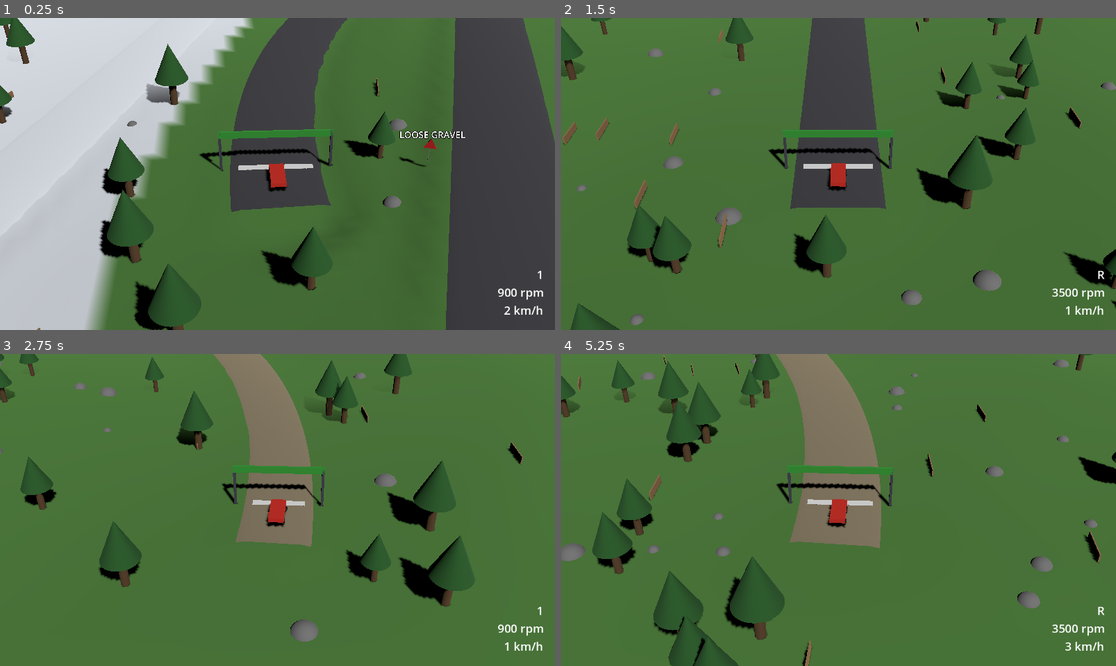
Above: before the commit, frames 1-4 (two rows, left to right).
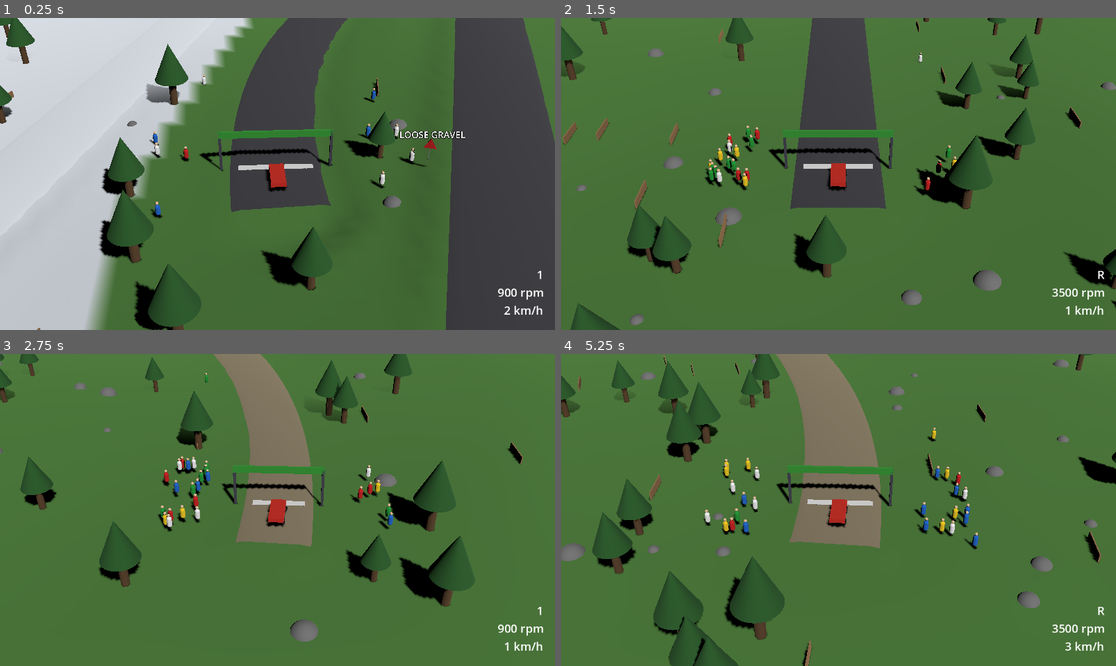
Above: after the commit, the same moments.

Repository: JulianHeissinger/RallyGame
Game: Godot game, scene res://scenes/stage.tscn
The game is run twice, just before and just after one commit, with the same random seed, the same clock (stepped at 60 frames per second) and the same inputs. The project has no main scene, so this scene is started directly.
Inputs:
- Up to frame 1 (0.25 s): no input
- Up to frame 2 (1.5 s): hold D (steer_right) 0.53-1.28 s; hold R (reroll_stage) 0.53-1.28 s; hold S (brake) from 1.28 s (still down); tap W (throttle) at 1.35 s
- Up to frame 3 (2.75 s): release S (brake) at 2.03 s; hold D (steer_right) from 2.03 s (still down); hold R (reroll_stage) from 2.03 s (still down)
- Up to frame 4 (5.25 s): release D (steer_right) at 2.78 s; release R (reroll_stage) at 2.78 s; hold Shift (shift_up) 2.78-3.53 s; tap W (throttle) at 2.85, 4.35 s; hold R (reroll_stage) 3.53-4.28 s; hold A (steer_left) 3.53-5.03 s; hold S (brake) from 5.03 s (still down); hold R (reroll_stage) from 5.03 s (still down)

The runs differ from the first frame. In frame 1, 0.4% of the frame differs, in the area x 26-75%, y 18-65%; in frame 2, 0.9%; in frame 3, 1.0%; in frame 4, 1.2%, in the area x 25-76%, y 23-63%.

Commit message:
feat: add roadside spectators
Seeded spectator clusters at the start, finish, crests and sharp corner
outsides plus a thin spread, kept clear of the road and props. They hop
as the car passes, flee from a car coming at them off the road, and a
few push the car after a rollover reset.

Diff:
--- a/scripts/hazards/person.gd
+++ b/scripts/hazards/person.gd
@@ -1,10 +1,12 @@
 class_name Person
 extends RigidBody3D
-## A person by or on the road (spectator, fan, streaker, mascot). Moves only when a hazard tells
-## it to: walks, runs or dives toward a target. Lives on collision layer 2 like the sheep; the
-## scene's `impact_scale` 0 means a hit never damages the car, and a hit knocks the person away and
-## frees them from the car. Hazards time the moves so the car does not reach them.
+## A person by or on the road (spectator, fan, streaker, mascot). Moves only when told to: walks,
+## runs, dives or flees toward a target, or hops on the spot to cheer. Lives on collision layer 2
+## like the sheep; the scene's `impact_scale` 0 means a hit never damages the car, and a hit knocks
+## the person away and frees them from the car. Hazards time the moves so the car does not reach them.
 
+## Upward speed in m/s of each cheering hop.
+const CHEER_HOP := 1.5
 ## Upward speed in m/s at the start of a dive.
 const DIVE_UP := 2.5
 ## A target closer than this in m counts as reached.
@@ -22,6 +24,7 @@
 var _target := Vector3.ZERO
 var _speed := 0.0
 var _moving := false
+var _cheer_time := 0.0
 
 
 func _ready() -> void:
@@ -42,8 +45,26 @@
 	linear_velocity.y = DIVE_UP
 
 
-func _physics_process(_delta: float) -> void:
-	if hit or not _moving:
+## Hops on the spot for `time` seconds.
+func cheer(time: float) -> void:
+	_cheer_time = time
+	sleeping = false
+
+
+## Runs `run` m along `direction` (flattened) at `speed`.
+func flee(direction: Vector3, run: float, speed: float) -> void:
+	direction.y = 0.0
+	walk_to(global_position + direction.normalized() * run, speed)
+
+
+func _physics_process(delta: float) -> void:
+	if hit:
+		return
+	if _cheer_time > 0.0:
+		_cheer_time -= delta
+		if not _moving and absf(linear_velocity.y) < 0.05:
+			linear_velocity.y = CHEER_HOP
+	if not _moving:
 		return
 	var to := _target - global_position
 	to.y = 0.0
--- /dev/null
+++ b/scripts/stage/spectator_crowd.gd
@@ -0,0 +1,85 @@
+class_name SpectatorCrowd
+extends Node3D
+## Roadside spectators standing on `SpectatorPlacer` spots. Only people within `WINDOW` m along the
+## road of the car are checked: they cheer while the car passes and flee when it comes at them off
+## the road. After a rollover reset a few appear beside the car, push it and walk off.
+
+const PERSON_SCENE := preload("res://scenes/hazards/person.tscn")
+const WINDOW := 40.0
+const SPAWN_HEIGHT := 1.0
+## People within this many m of the car hop.
+const CHEER_DISTANCE := 25.0
+const CHEER_TIME := 0.5
+## An off-road car closer than `FLEE_DISTANCE` m, moving toward a person faster than
+## `FLEE_APPROACH` m/s, sends them running `FLEE_RUN` m sideways out of its path.
+const FLEE_DISTANCE := 15.0
+const FLEE_APPROACH := 3.0
+const FLEE_RUN := 8.0
+const FLEE_SPEED := 6.0
+## Pusher spots around the car in car space, and how long they push before walking off.
+const PUSHER_OFFSETS: Array[Vector3] = [Vector3(-1.6, 0.0, 0.0), Vector3(1.6, 0.0, 0.0), Vector3(0.0, 0.0, 2.6)]
+const PUSH_TIME := 1.0
+const PUSHER_LIFETIME := 3.0
+const PUSHER_WALK_OFF := 6.0
+
+var car: Car
+var path: RoadPath
+
+var _people: Array[Person] = []
+var _distances := PackedFloat32Array()
+
+
+static func build(spots: Array[SpectatorPlacer.Spot], terrain: StaticBody3D, target: Car, road: RoadPath) -> SpectatorCrowd:
+	var crowd := SpectatorCrowd.new()
+	crowd.name = "Spectators"
+	crowd.car = target
+	crowd.path = road
+	for spot in spots:
+		var person: Person = PERSON_SCENE.instantiate()
+		person.color = CrowdSurge.COLORS[spot.color % CrowdSurge.COLORS.size()]
+		var ground := TerrainBuilder.height_at(terrain, spot.position.x, spot.position.y)
+		person.position = Vector3(spot.position.x, ground + SPAWN_HEIGHT, spot.position.y)
+		crowd._people.append(person)
+		crowd._distances.append(spot.distance)
+		crowd.add_child(person)
+	return crowd
+
+
+func _physics_process(_delta: float) -> void:
+	if car == null:
+		return
+	var progress := path.progress_at(car.global_position)
+	var road := path.transform_at(progress)
+	var half := path.widths[clampi(path.distances.bsearch(progress), 0, path.widths.size() - 1)] / 2.0
+	var off_road := absf((car.global_position - road.origin).dot(road.basis.x)) > half
+	var velocity := car.linear_velocity
+	velocity.y = 0.0
+	for i in range(_distances.bsearch(progress - WINDOW), _distances.bsearch(progress + WINDOW)):
+		var person := _people[i]
+		var to := person.global_position - car.global_position
+		to.y = 0.0
+		if to.length() < CHEER_DISTANCE:
+			person.cheer(CHEER_TIME)
+		if off_road and to.length() < FLEE_DISTANCE and velocity.dot(to.normalized()) > FLEE_APPROACH:
+			# Run sideways out of the car's path, to the side the person already stands on.
+			var side := to - velocity.normalized() * to.dot(velocity.normalized())
+			if side.length() < 0.1:
+				side = car.global_basis.x
+			person.flee(side, FLEE_RUN, FLEE_SPEED)
+
+
+## A few spectators push the car back onto its wheels, then walk off and leave.
+func push_car() -> void:
+	for offset in PUSHER_OFFSETS:
+		var person: Person = PERSON_SCENE.instantiate()
+		person.color = CrowdSurge.COLORS[_people.size() % CrowdSurge.COLORS.size()]
+		add_child(person)
+		person.global_position = car.to_global(offset) + Vector3.UP * SPAWN_HEIGHT
+		person.add_collision_exception_with(car)
+		var away := car.global_basis * offset
+		get_tree().create_timer(PUSH_TIME, false, true).timeout.connect(func() -> void:
+			if is_instance_valid(person):
+				person.flee(away, PUSHER_WALK_OFF, 2.0))
+		get_tree().create_timer(PUSHER_LIFETIME, false, true).timeout.connect(func() -> void:
+			if is_instance_valid(person):
+				person.queue_free())
--- /dev/null
+++ b/scripts/stage/spectator_placer.gd
@@ -0,0 +1,90 @@
+class_name SpectatorPlacer
+## Roadside spectators as data from the `"spectators"` sub-stream: clusters on both sides of the
+## start and finish lines, on crests and on the outside of sharp corners, plus a thin spread along
+## the road. Every spot keeps `spectator_gap` m from the nearest road edge and stays clear of props.
+
+## Samples on each side used to measure road curvature, as in `PropScatter`.
+const CURVATURE_REACH := 5
+## Free space in m around a prop's footprint.
+const PROP_CLEARANCE := 0.5
+
+
+## One spectator. `distance` is the road progress of the road point it stands beside.
+class Spot:
+	var position: Vector2
+	var distance: float
+	var color: int
+
+
+static func place(path: RoadPath, stage_seed: int, params: StageParams, props: Array[PropScatter.Prop]) -> Array[Spot]:
+	var rng := SeedStreams.rng(stage_seed, "spectators")
+	var buckets := PropScatter._buckets(path)
+	var spots: Array[Spot] = []
+	for site in _sites(path, rng, params):
+		var count := rng.randi_range(params.spectator_cluster_size.x, params.spectator_cluster_size.y)
+		for i in count:
+			var along := site.x + rng.randf_range(-0.5, 0.5) * params.spectator_cluster_spread
+			var gap := params.spectator_gap + rng.randf() * params.spectator_depth
+			_add(spots, path, buckets, props, params, along, site.y, gap, rng.randi())
+	var along := rng.randf_range(params.spectator_spacing.x, params.spectator_spacing.y)
+	while along < path.length:
+		var side := 1.0 if rng.randf() < 0.5 else -1.0
+		var gap := params.spectator_gap + rng.randf() * params.spectator_depth
+		_add(spots, path, buckets, props, params, along, side, gap, rng.randi())
+		along += rng.randf_range(params.spectator_spacing.x, params.spectator_spacing.y)
+	spots.sort_custom(func(a: Spot, b: Spot) -> bool: return a.distance < b.distance)
+	return spots
+
+
+## Cluster sites as (road distance, side): start and finish on both sides, crests on a random
+## side, and the outside of sharp corners, up to `spectator_clusters_per_km`, spaced along the road.
+static func _sites(path: RoadPath, rng: RandomNumberGenerator, params: StageParams) -> Array[Vector2]:
+	var sites: Array[Vector2] = []
+	for distance in [StageLines.START_LINE_DISTANCE, StageLines.finish_distance(path)]:
+		sites.append(Vector2(distance, 1.0))
+		sites.append(Vector2(distance, -1.0))
+	for crest in path.crests:
+		sites.append(Vector2(crest, 1.0 if rng.randf() < 0.5 else -1.0))
+	var corners: Array[int] = []
+	for k in range(CURVATURE_REACH, path.samples.size() - CURVATURE_REACH, CURVATURE_REACH):
+		if _radius(path, k, params) <= params.spectator_corner_radius:
+			corners.append(k)
+	var wanted := roundi(path.length / 1000.0 * params.spectator_clusters_per_km)
+	var placed := 0
+	while placed < wanted and not corners.is_empty():
+		var k: int = corners.pop_at(rng.randi_range(0, corners.size() - 1))
+		var distance := path.distances[k]
+		if sites.any(func(site: Vector2) -> bool: return absf(site.x - distance) < params.spectator_cluster_min_spacing):
+			continue
+		sites.append(Vector2(distance, SurfacePatch._outside_sign(path, k)))
+		placed += 1
+	return sites
+
+
+static func _add(spots: Array[Spot], path: RoadPath, buckets: Dictionary, props: Array[PropScatter.Prop],
+		params: StageParams, along: float, side: float, gap: float, color: int) -> void:
+	along = clampf(along, 0.0, path.length)
+	var road := path.transform_at(along)
+	var half := path.widths[clampi(path.distances.bsearch(along), 0, path.widths.size() - 1)] / 2.0
+	var point3 := road.origin + road.basis.x * side * (half + gap)
+	var point := Vector2(point3.x, point3.z)
+	# Other parts of the road (hairpins) may pass closer than the one the spot was placed beside.
+	if PropScatter._nearest(path, buckets, point, params.spectator_gap).y < params.spectator_gap - 0.01:
+		return
+	for prop in props:
+		if point.distance_to(prop.position) < prop.radius + PROP_CLEARANCE:
+			return
+	var spot := Spot.new()
+	spot.position = point
+	spot.distance = along
+	spot.color = color
+	spots.append(spot)
+
+
+## Corner radius in m at sample `k`; INF on a straight.
+static func _radius(path: RoadPath, k: int, params: StageParams) -> float:
+	var prev := path.samples[k - CURVATURE_REACH]
+	var here := path.samples[k]
+	var next := path.samples[k + CURVATURE_REACH]
+	var turn := absf(Vector2(here.x - prev.x, here.z - prev.z).angle_to(Vector2(next.x - here.x, next.z - here.z)))
+	return INF if turn == 0.0 else 2.0 * CURVATURE_REACH * params.sample_spacing / turn
--- a/scripts/stage/stage.gd
+++ b/scripts/stage/stage.gd
@@ -67,7 +67,11 @@
 	lines.get_node("FinishArea").body_entered.connect(_on_finish_area_body_entered)
 	var terrain := TerrainBuilder.build(path, stage_seed, _params)
 	add_child(terrain)
-	add_child(PropScatter.build(PropScatter.scatter(path, stage_seed, _params), terrain))
+	var props := PropScatter.scatter(path, stage_seed, _params)
+	add_child(PropScatter.build(props, terrain))
+	var crowd := SpectatorCrowd.build(SpectatorPlacer.place(path, stage_seed, _params, props), terrain, _car, path)
+	add_child(crowd)
+	_car.rolled_over.connect(func(_penalty: float) -> void: crowd.push_car())
 	add_child(_build_hazards())
 	add_child(_build_kill_plane(terrain.get_node("Mesh").get_aabb()))
 	_car.road = path
--- a/scripts/stage/stage_params.gd
+++ b/scripts/stage/stage_params.gd
@@ -109,6 +109,22 @@
 @export var rock_weight := 2.0
 @export var fence_weight := 1.0
 
+@export_group("Spectators")
+## Clusters on the outside of sharp corners per km, on top of the start, finish and crest clusters.
+@export var spectator_clusters_per_km := 3.0
+## Corners this tight in m or tighter get clusters.
+@export var spectator_corner_radius := 40.0
+@export var spectator_cluster_size := Vector2i(5, 20)
+## Cluster length in m along the road.
+@export var spectator_cluster_spread := 15.0
+## Minimum distance in m along the road between two clusters.
+@export var spectator_cluster_min_spacing := 100.0
+## Distance range in m along the road between two spread spectators.
+@export var spectator_spacing := Vector2(20.0, 40.0)
+## Minimum distance in m from the road edge; spots lie up to `spectator_depth` m further out.
+@export var spectator_gap := 5.0
+@export var spectator_depth := 6.0
+
 @export_group("Validation")
 ## Minimum centre-to-centre distance between separate parts of the road.
 ## Keep it above `road_width_max` and below `2 * hairpin_radius.x`, or hairpins never fit.
--- /dev/null
+++ b/tests/test_spectators.gd
@@ -0,0 +1,52 @@
+extends "res://tests/test_case.gd"
+
+
+func test_same_seed_identical() -> void:
+	var a := _positions(12345)
+	assert_true(a.size() > 0, "spectators are placed")
+	assert_eq(a, _positions(12345), "same seed gives the same spectators")
+
+
+func test_no_spectator_inside_gap() -> void:
+	var params := StageParams.new()
+	for stage_seed in [1, 12345]:
+		var path := _path(stage_seed, params)
+		var inside := 0
+		for spot in SpectatorPlacer.place(path, stage_seed, params, PropScatter.scatter(path, stage_seed, params)):
+			for k in path.samples.size():
+				var center := Vector2(path.samples[k].x, path.samples[k].z)
+				if spot.position.distance_to(center) < path.widths[k] / 2.0 + params.spectator_gap - 0.01:
+					inside += 1
+					break
+		assert_eq(inside, 0, "seed %d spectators inside the gap" % stage_seed)
+
+
+func test_clusters_at_crests_and_corners() -> void:
+	var params := StageParams.new()
+	var path := _path(12345, params)
+	var spots := SpectatorPlacer.place(path, 12345, params, PropScatter.scatter(path, 12345, params))
+	for crest in path.crests:
+		assert_true(_count_near(spots, crest, params.spectator_cluster_spread) >= 3, "cluster at crest %.0f m" % crest)
+	var corner_clusters := 0
+	for k in range(SpectatorPlacer.CURVATURE_REACH, path.samples.size() - SpectatorPlacer.CURVATURE_REACH, SpectatorPlacer.CURVATURE_REACH):
+		if SpectatorPlacer._radius(path, k, params) <= params.spectator_corner_radius \
+				and _count_near(spots, path.distances[k], params.spectator_cluster_spread) >= 3:
+			corner_clusters += 1
+	assert_true(corner_clusters > 0, "clusters at sharp corners")
+
+
+func _count_near(spots: Array[SpectatorPlacer.Spot], distance: float, spread: float) -> int:
+	return spots.filter(func(spot: SpectatorPlacer.Spot) -> bool: return absf(spot.distance - distance) <= spread / 2.0).size()
+
+
+func _positions(stage_seed: int) -> PackedVector2Array:
+	var params := StageParams.new()
+	var path := _path(stage_seed, params)
+	var positions := PackedVector2Array()
+	for spot in SpectatorPlacer.place(path, stage_seed, params, PropScatter.scatter(path, stage_seed, params)):
+		positions.append(spot.position)
+	return positions
+
+
+func _path(stage_seed: int, params: StageParams) -> RoadPath:
+	return RoadPath.build(RoadLayout.generate(stage_seed, params), stage_seed, params)
Not shown, added: scripts/stage/spectator_crowd.gd.uid
Not shown, added: scripts/stage/spectator_placer.gd.uid
Not shown, added: tests/test_spectators.gd.uid
Not shown, changed: docs/roadmap.md
Not shown, changed: openspec/changes/bootstrap-vertical-slice/tasks.md
